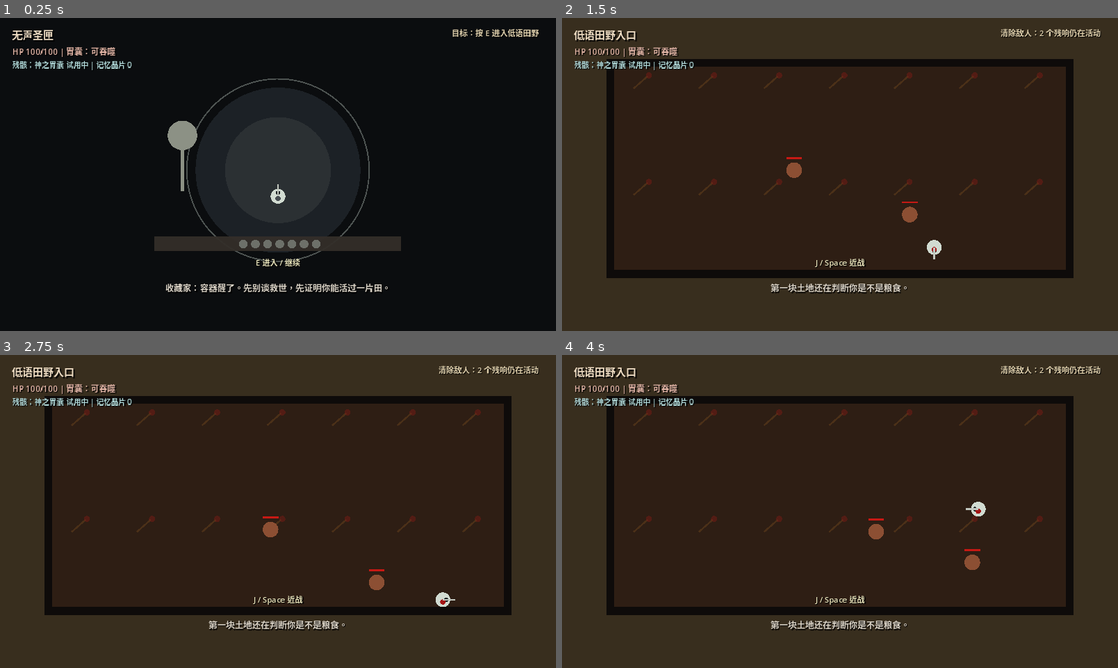
Above: before the commit, frames 1-4 (two rows, left to right).
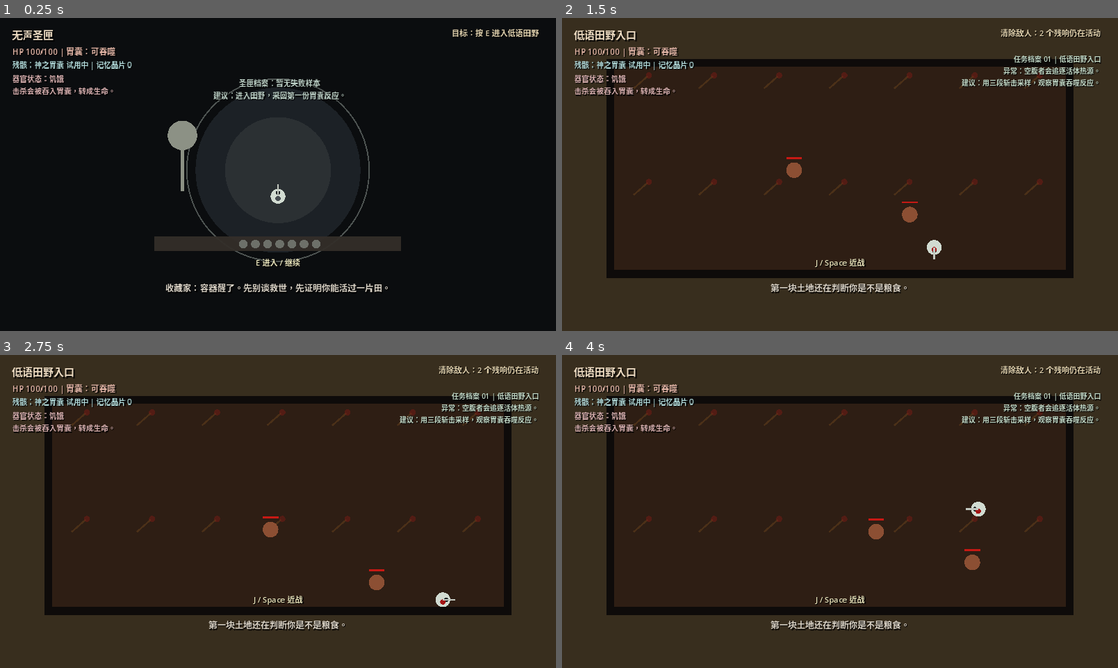
Above: after the commit, the same moments.

Repository: 1021333Liu/Apostles-of-God-Ash
Game: Godot game, scene res://scenes/main.tscn
Same seed, same stepped clock (60 frames per second), same inputs: the game is played once before the commit and once after it.
Inputs:
- Up to frame 1 (0.25 s): no input
- Up to frame 2 (1.5 s): tap Enter at 0.5 s; hold D (move_right) 0.53-1.28 s; hold J (attack) 0.53-1.28 s; tap Space at 0.77 s; hold S (move_down) from 1.28 s (still down); tap E (interact) at 1.35 s
- Up to frame 3 (2.75 s): tap Space at 1.52 s; release S (move_down) at 2.03 s; hold D (move_right) from 2.03 s (still down); tap Enter at 2.1 s
- Up to frame 4 (4 s): release D (move_right) at 2.78 s; hold W (move_up) 2.78-3.53 s; tap J (attack) at 2.85 s; tap Space at 3.02, 3.77 s; hold A (move_left) from 3.53 s (still down); hold E (interact) from 3.53 s (still down)

The runs differ from the first frame. In frame 1, 1.0% of the frame differs, in the area x 2-62%, y 18-27%; in frame 2, 1.4%, in the area x 2-97%, y 12-25%; in frame 3, 1.4%; in frame 4, 1.4%.

Commit message:
Add lore-driven combat feedback UI

Diff:
--- a/scripts/main.gd
+++ b/scripts/main.gd
@@ -32,6 +32,11 @@
 var boss_phase: int = 1
 var boss_expose_timer: float = 2.5
 var boss_weak_exposed: bool = false
+var sample_record_text: String = ""
+var sample_record_timer: float = 0.0
+var dossier_text: String = ""
+var dossier_timer: float = 0.0
+var boss_rite_timer: float = 0.0
 
 var rooms: Array[Dictionary] = []
 var enemies: Array[Dictionary] = []
@@ -42,7 +47,12 @@
 var room_label: Label
 var hp_label: Label
 var relic_label: Label
+var organ_label: Label
 var objective_label: Label
+var dossier_label: Label
+var sample_label: Label
+var archive_label: Label
+var boss_rite_label: Label
 var dialogue_label: Label
 var prompt_label: Label
 
@@ -133,6 +143,7 @@
 			"id": "field_gate",
 			"title": "低语田野入口",
 			"tagline": "第一块土地还在判断你是不是粮食。",
+			"dossier": "任务档案 01 | 低语田野入口\n异常：空腹者会追逐活体热源。\n建议：用三段斩击采样，观察胃囊吞噬反应。",
 			"palette": Color(0.22, 0.18, 0.12),
 			"enemies": [
 				_enemy_data("empty", Vector2(470.0, 305.0)),
@@ -144,6 +155,7 @@
 			"id": "blood_wheat",
 			"title": "血肉麦田",
 			"tagline": "麦穗有牙。别把停顿交给土地。",
+			"dossier": "任务档案 02 | 血肉麦田\n异常：农夫会把饥饿种到你前方。\n建议：看见淡红预警先离开，别把脚交给土地。",
 			"palette": Color(0.26, 0.12, 0.10),
 			"enemies": [
 				_enemy_data("empty", Vector2(390.0, 245.0)),
@@ -159,6 +171,7 @@
 			"id": "gut_canal",
 			"title": "肠道灌溉渠",
 			"tagline": "水渠不是水渠，是谷仓还没合拢的喉咙。",
+			"dossier": "任务档案 03 | 肠道灌溉渠\n异常：固定麦脉会拖慢容器移动。\n建议：贴边绕行，优先处理远处农夫。",
 			"palette": Color(0.19, 0.10, 0.12),
 			"enemies": [
 				_enemy_data("farmer", Vector2(420.0, 270.0)),
@@ -175,6 +188,7 @@
 			"id": "hungry_barn",
 			"title": "饥饿谷仓",
 			"tagline": "稻草人守着粮仓，也守着一场主动献祭。",
+			"dossier": "任务档案 04 | 饥饿谷仓\n异常：稻草人会展开麦浪封路。\n建议：等麦浪落空后近身，不要在场地中央贪刀。",
 			"palette": Color(0.24, 0.13, 0.08),
 			"enemies": [
 				_enemy_data("scarecrow", Vector2(645.0, 320.0)),
@@ -189,6 +203,7 @@
 			"id": "barn_king",
 			"title": "谷仓王胃室",
 			"tagline": "他曾经想吃掉饥荒。后来他只记得吃。",
+			"dossier": "任务档案 05 | 谷仓王胃室\n异常：王的胃囊会周期性暴露。\n建议：红核外翻时进攻，样本伤害会被放大。",
 			"palette": Color(0.15, 0.07, 0.07),
 			"enemies": [
 				_enemy_data("barn_king", Vector2(650.0, 300.0))
@@ -219,8 +234,22 @@
 	room_label = _make_label(root, "RoomLabel", Vector2(28.0, 20.0), Vector2(520.0, 38.0), 24, Color(0.93, 0.86, 0.76))
 	hp_label = _make_label(root, "HPLabel", Vector2(28.0, 62.0), Vector2(430.0, 30.0), 19, Color(0.90, 0.72, 0.66))
 	relic_label = _make_label(root, "RelicLabel", Vector2(28.0, 94.0), Vector2(520.0, 30.0), 17, Color(0.70, 0.86, 0.86))
+	organ_label = _make_label(root, "OrganLabel", Vector2(28.0, 126.0), Vector2(520.0, 50.0), 17, Color(0.86, 0.70, 0.70))
+	organ_label.autowrap_mode = TextServer.AUTOWRAP_WORD_SMART
 	objective_label = _make_label(root, "ObjectiveLabel", Vector2(760.0, 20.0), Vector2(480.0, 54.0), 18, Color(0.88, 0.82, 0.68))
 	objective_label.horizontal_alignment = HORIZONTAL_ALIGNMENT_RIGHT
+	dossier_label = _make_label(root, "DossierLabel", Vector2(760.0, 82.0), Vector2(480.0, 104.0), 16, Color(0.76, 0.85, 0.78))
+	dossier_label.autowrap_mode = TextServer.AUTOWRAP_WORD_SMART
+	dossier_label.horizontal_alignment = HORIZONTAL_ALIGNMENT_RIGHT
+	sample_label = _make_label(root, "SampleLabel", Vector2(760.0, 492.0), Vector2(460.0, 88.0), 16, Color(0.90, 0.78, 0.68))
+	sample_label.autowrap_mode = TextServer.AUTOWRAP_WORD_SMART
+	sample_label.horizontal_alignment = HORIZONTAL_ALIGNMENT_RIGHT
+	archive_label = _make_label(root, "ArchiveLabel", Vector2(384.0, 136.0), Vector2(520.0, 90.0), 17, Color(0.74, 0.82, 0.78))
+	archive_label.autowrap_mode = TextServer.AUTOWRAP_WORD_SMART
+	archive_label.horizontal_alignment = HORIZONTAL_ALIGNMENT_CENTER
+	boss_rite_label = _make_label(root, "BossRiteLabel", Vector2(390.0, 164.0), Vector2(500.0, 66.0), 22, Color(1.0, 0.34, 0.28))
+	boss_rite_label.autowrap_mode = TextServer.AUTOWRAP_WORD_SMART
+	boss_rite_label.horizontal_alignment = HORIZONTAL_ALIGNMENT_CENTER
 	dialogue_label = _make_label(root, "DialogueLabel", Vector2(110.0, 606.0), Vector2(1060.0, 70.0), 20, Color(0.86, 0.83, 0.78))
 	dialogue_label.autowrap_mode = TextServer.AUTOWRAP_WORD_SMART
 	dialogue_label.horizontal_alignment = HORIZONTAL_ALIGNMENT_CENTER
@@ -247,11 +276,16 @@
 func _update_timers(delta: float) -> void:
 	attack_runtime.update(delta)
 	god_stomach.update(delta)
+	sample_record_timer = maxf(0.0, sample_record_timer - delta)
+	dossier_timer = maxf(0.0, dossier_timer - delta)
+	boss_rite_timer = maxf(0.0, boss_rite_timer - delta)
 	if mode == RunMode.FIELD and room_index == rooms.size() - 1:
 		boss_expose_timer -= delta
 		if boss_expose_timer <= 0.0:
 			boss_weak_exposed = not boss_weak_exposed
 			boss_expose_timer = 1.25 if boss_weak_exposed else 3.0
+			if boss_weak_exposed:
+				boss_rite_timer = 1.25
 
 
 func _update_player_movement(delta: float, bounds: Rect2) -> void:
@@ -304,13 +338,14 @@
 	var killed_kind := String(enemy["kind"])
 	var killed_name := String(enemy["name"])
 	enemies.remove_at(index)
-	_on_enemy_killed(killed_kind, killed_name)
-
-
-func _on_enemy_killed(kind: String, enemy_name: String) -> void:
+	_on_enemy_killed(killed_kind, killed_name, amount)
+
+
+func _on_enemy_killed(kind: String, enemy_name: String, final_damage: int) -> void:
 	_emit_text_effect(player_runtime.position + Vector2(0.0, -34.0), "胃囊回响", Color(0.70, 0.92, 0.84))
 	var reward: Dictionary = god_stomach.apply_kill_reward(kind, player_runtime.hp, PLAYER_MAX_HP)
 	player_runtime.apply_heal(int(reward["hp"]), PLAYER_MAX_HP)
+	_show_sample_record(kind, enemy_name, int(reward["healed"]), bool(reward["locked"]), bool(reward["overflow"]), final_damage)
 	if bool(reward["locked"]):
 		_emit_text_effect(player_runtime.position + Vector2(0.0, -58.0), "饥饿惩罚", Color(0.65, 0.55, 0.48))
 	elif bool(reward["overflow"]):
@@ -319,9 +354,32 @@
 	if kind == "barn_king":
 		god_stomach.absorb_boss_memory()
 		mode = RunMode.COMPLETE
+		boss_rite_timer = 0.0
 		dialogue_label.text = "记忆：谷仓王剖开自己，把胃交给土地。他以为只要自己足够饥饿，人民就不用再饿。"
 	else:
 		dialogue_label.text = "采样记录：" + enemy_name + " 倒下后，土地短暂安静。你胸口的胃纹更深了一点。"
+
+
+func _show_sample_record(kind: String, enemy_name: String, healed: int, locked: bool, overflow: bool, final_damage: int) -> void:
+	var reaction := "吞噬成功"
+	if locked:
+		reaction = "胃囊闭合，样本拒收"
+	elif overflow:
+		reaction = "血量溢出，转写为刃"
+
+	var shard_note := "记忆碎片：未归档"
+	match kind:
+		"empty":
+			shard_note = "记忆碎片：空腹、追逐、土腥味"
+		"farmer":
+			shard_note = "记忆碎片：播种、欠收、牙齿麦穗"
+		"scarecrow":
+			shard_note = "记忆碎片：守望、献祭、麦浪"
+		"barn_king":
+			shard_note = "记忆碎片：王权、饥荒、胃室"
+
+	sample_record_text = "采样记录 | " + enemy_name + "\n" + shard_note + "\n胃囊反应：" + reaction + " | 回收 HP +" + str(healed) + " | 末击 " + str(final_damage)
+	sample_record_timer = 4.0
 
 
 func _update_enemies(delta: float) -> void:
@@ -355,6 +413,7 @@
 		var phase_text := "谷仓王撕开胃室。" if boss_phase == 2 else "谷仓王露出神之胃囊。"
 		dialogue_label.text = phase_text
 		_emit_text_effect(pos + Vector2(0.0, -70.0), "阶段 " + str(boss_phase), Color(1.0, 0.62, 0.42))
+		boss_rite_timer = 1.35
 
 	_handle_enemy_event(enemy_runtime.update_barn_king(enemy, delta, player_runtime.position, boss_phase))
 
@@ -433,7 +492,10 @@
 	if player_runtime.hp <= 0:
 		death_count += 1
 		last_death_note = source
+		var archive_text := "回收失败样本 #" + str(death_count) + "\n死因：" + source + "\n土地学习：你的停顿、贪刀和路径选择已被低语田野记录。"
 		_return_to_sanctum("收藏家：第 " + str(death_count) + " 次回收。死因：" + source + "。田野学会了你的停顿。")
+		dossier_text = archive_text
+		dossier_timer = 7.0
 
 
 func _update_slashes(delta: float) -> void:
@@ -497,6 +559,8 @@
 	for hazard: Dictionary in room["hazards"]:
 		hazards.append(hazard.duplicate(true))
 	dialogue_label.text = String(room["tagline"])
+	dossier_text = String(room["dossier"])
+	dossier_timer = 6.0
 
 
 func _return_to_sanctum(text: String) -> void:
@@ -510,6 +574,7 @@
 	attack_runtime.reset()
 	player_runtime.reset_for_sanctum(Vector2(640.0, 410.0), PLAYER_MAX_HP)
 	god_stomach.reset_for_sanctum()
+	boss_rite_timer = 0.0
 	dialogue_label.text = text
 
 
@@ -519,6 +584,8 @@
 			room_label.text = "无声圣匣"
 			objective_label.text = "目标：按 E 进入低语田野"
 			prompt_label.text = INTERACT_HINT
+			dossier_label.text = ""
+			archive_label.text = dossier_text if dossier_timer > 0.0 else _sanctum_archive_text()
 		RunMode.FIELD:
 			var room: Dictionary = rooms[room_index]
 			room_label.text = String(room["title"])
@@ -528,13 +595,45 @@
 			else:
 				objective_label.text = "清除敌人：" + str(enemies.size()) + " 个残响仍在活动"
 				prompt_label.text = "J / Space 近战"
+			dossier_label.text = dossier_text if dossier_timer > 0.0 else _field_dossier_summary(room)
+			archive_label.text = ""
 		RunMode.COMPLETE:
 			room_label.text = "回收完成"
 			objective_label.text = "神之胃囊已获得：按 E 回圣匣"
 			prompt_label.text = INTERACT_HINT
+			dossier_label.text = ""
+			archive_label.text = "残骸归档：神之胃囊\n状态：可转入圣匣收藏\n提示：按 E 回收样本"
 
 	hp_label.text = "HP %d/%d | 胃囊：%s%s" % [player_runtime.hp, PLAYER_MAX_HP, god_stomach.status_text(), god_stomach.buff_text()]
 	relic_label.text = "残骸：神之胃囊" + (" 已归档" if god_stomach.has_relic else " 试用中") + " | 记忆晶片 " + str(god_stomach.memory_shards)
+	organ_label.text = _organ_state_text()
+	sample_label.text = sample_record_text if sample_record_timer > 0.0 else ""
+	boss_rite_label.text = "胃囊暴露\n弱点窗口：样本伤害 +16" if boss_rite_timer > 0.0 and mode == RunMode.FIELD else ""
+
+
+func _organ_state_text() -> String:
+	var state := "饥饿"
+	var detail := "击杀会被吞入胃囊，转成生命。"
+	if god_stomach.hunger_lock > 0.0:
+		state = "闭合"
+		detail = "受击后胃囊拒收样本 %.1fs。" % god_stomach.hunger_lock
+	elif god_stomach.overflow_power > 0.0:
+		state = "溢血"
+		detail = "过量生命转写为刃，攻击强化 %.1fs。" % god_stomach.overflow_power
+	elif god_stomach.has_relic:
+		state = "归档"
+		detail = "圣匣已记录此残骸，可用于后续调谐。"
+	return "器官状态：" + state + "\n" + detail
+
+
+func _field_dossier_summary(room: Dictionary) -> String:
+	return "任务档案在线 | " + String(room["title"]) + "\n异常样本：" + str(enemies.size()) + " | 地表伤口：" + str(hazards.size())
+
+
+func _sanctum_archive_text() -> String:
+	if death_count <= 0:
+		return "圣匣档案：暂无失败样本\n建议：进入田野，采回第一份胃囊反应。"
+	return "圣匣档案：失败样本 " + str(death_count) + " 份\n最近死因：" + last_death_note + "\n土地学习仍在继续。"
 
 
 func _draw_sanctum() -> void:
@@ -552,6 +651,8 @@
 func _draw_field_room() -> void:
 	var room: Dictionary = rooms[room_index]
 	draw_rect(Rect2(Vector2.ZERO, VIEWPORT_SIZE), room["palette"])
+	if boss_weak_exposed and room_index == rooms.size() - 1:
+		draw_rect(Rect2(Vector2.ZERO, VIEWPORT_SIZE), Color(0.42, 0.02, 0.02, 0.18))
 	draw_rect(ARENA.grow(18.0), Color(0.055, 0.045, 0.040))
 	draw_rect(ARENA, Color(0.18, 0.12, 0.08))
 	_draw_field_marks()
@@ -587,6 +688,10 @@
 	draw_circle(player_runtime.position, PLAYER_RADIUS, body_color)
 	draw_circle(player_runtime.position + player_runtime.facing * 8.0, 5.0, Color(0.12, 0.14, 0.15))
 	draw_circle(player_runtime.position + Vector2(0.0, 5.0), 6.0, stomach_color)
+	if god_stomach.hunger_lock > 0.0:
+		draw_arc(player_runtime.position + Vector2(0.0, 5.0), 10.0, 0.0, TAU, 24, Color(0.18, 0.18, 0.18, 0.92), 2.0)
+	elif god_stomach.overflow_power > 0.0:
+		draw_arc(player_runtime.position + Vector2(0.0, 5.0), 12.0, -0.4, TAU - 0.4, 32, Color(1.0, 0.26, 0.20, 0.86), 3.0)
 	draw_line(player_runtime.position, player_runtime.position + player_runtime.facing * 28.0, Color(0.76, 0.78, 0.75), 4.0)
 
 
Not shown, changed: CHANGELOG.md
